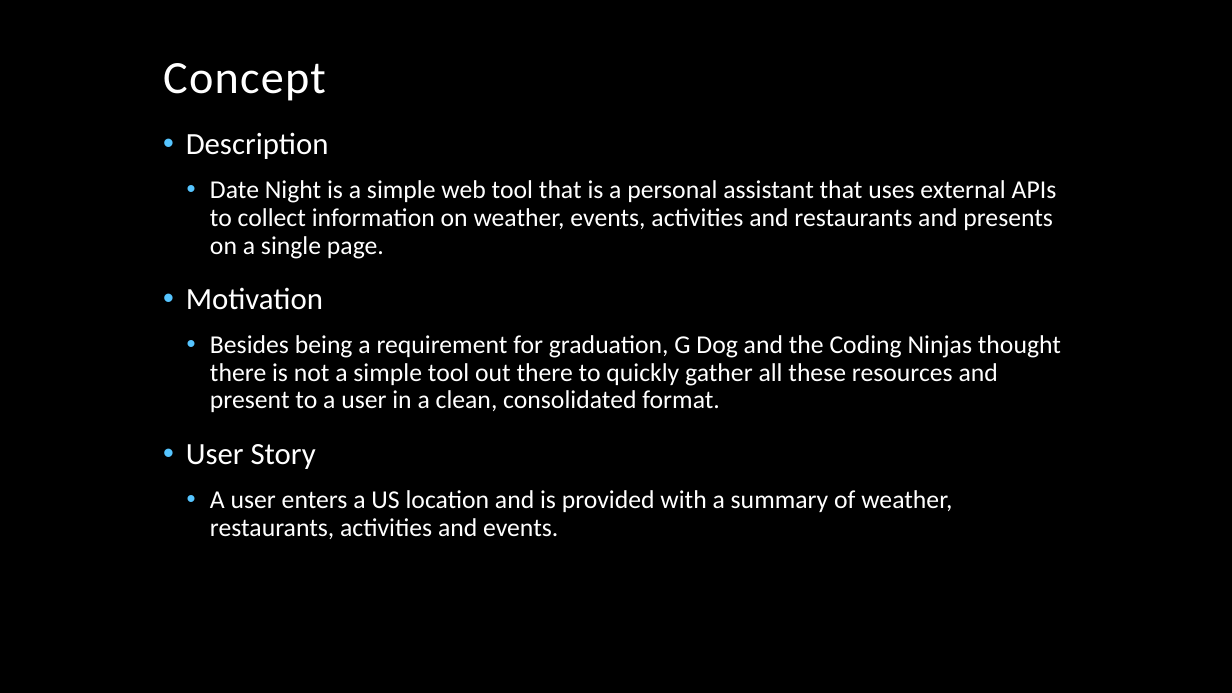
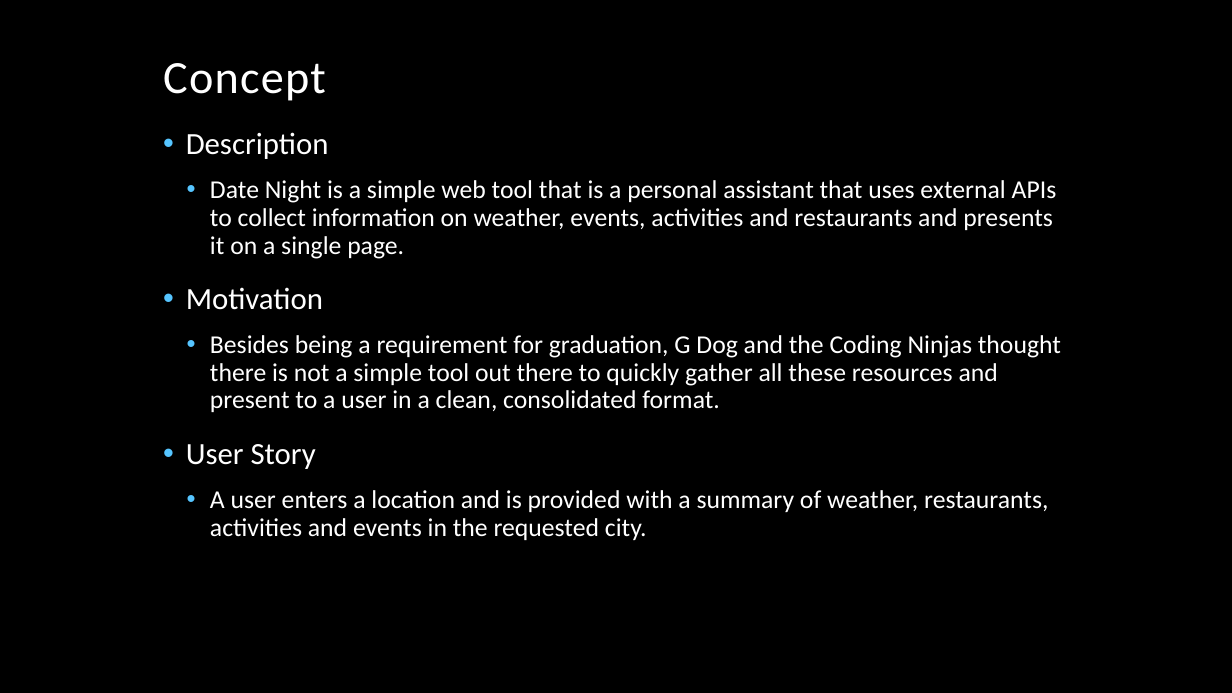
Before and after one commit to gehanstedt/date-night, a slide deck: slide 4 of Presentation/Date Night.pptx. Drawn at 1232x693 pixels with LibreOffice and Linux fonts; fonts in the diff are those of the drawing; background and template pictures are left out. Boxes give left, top, right and bottom in pixels: in the first picture for what was removed or moved away, otherwise in the second. Text is boxed around its words. In the diff, an @@ line names an element or a change of style, - is before the commit and + after.

```diff
--- a/Presentation/Date Night.pptx
+++ b/Presentation/Date Night.pptx
@@ text at <box>210,180,1057,259</box>: text changed @@
-  • Date Night is a simple web tool that is a personal assistant that uses external APIs to collect information on weather, events, activities and restaurants and presents on a single page.
+  • Date Night is a simple web tool that is a personal assistant that uses external APIs to collect information on weather, events, activities and restaurants and presents it on a single page.
@@ text at <box>210,490,1048,540</box>: text changed @@
-  • A user enters a US location and is provided with a summary of weather, restaurants, activities and events.
+  • A user enters a location and is provided with a summary of weather, restaurants, activities and events in the requested city.
```
Also in this commit, not shown: 2 other slides changed.
